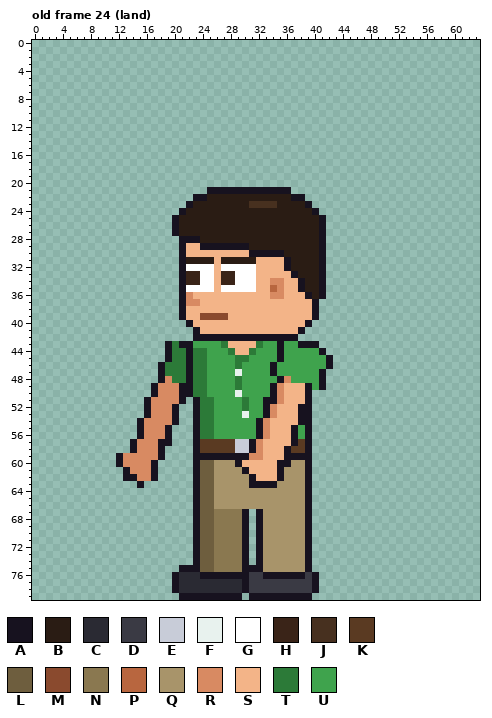
File history of a pixel-art file, sprites/expo/expo_vendg_left_anim.aseprite. Above, as it was before the edit.
64x80 pixels, 123 frames. Colours within 5 levels of each other are drawn and written as one. Shown: old frame 24 (land). The commit also changed other frames, which this record leaves out.
Visible layers, top first: "Arm Top", "Hair", "Face", "Watch", "Near Arm", "Collar", "Belt", "Shirt", "Body", "Back Arm", "Pants", "Shoes".
Palette (. is transparent): A #17121f  B #2a1c14  C #2a2a33  D #3a3a44  E #c8ccd8  F #e8f2ee  G #ffffff  H #3a2418  J #47301f  K #5a3a22  L #6e5e3e  M #8a4a2e  N #8a7850  P #b8663f  Q #a8946a  R #d88a62  S #f3b488  T #2c7a38  U #3fa34d
Pixels before, old frame 24 (land) (only the part around the change), first column x 0:
10 ................................................................
11 ................................................................
12 ................................................................
13 ................................................................
14 ................................................................
15 ................................................................
16 ................................................................
17 ................................................................
18 ................................................................
19 ................................................................
20 ................................................................
21 .........................AAAAAAAAAAAA...........................
22 .......................AABBBBBBBBBBBBAA.........................
23 ......................ABBBBBBBBJJJJBBBBA........................
24 .....................ABBBBBBBBBBBBBBBBBBA.......................
25 ....................ABBBBBBBBBBBBBBBBBBBBA......................
26 ....................ABBBBBBBBBBBBBBBBBBBBA......................
27 ....................ABBBBBBBBBBBBBBBBBBBBA......................
28 .....................AAABBBBBBBBBBBBBBBBBA......................
29 .....................ASSAAAAAAABBBBBBBBBBA......................
30 .....................ASSSSSSSSSAAAAABBBBBA......................
31 .....................ABBBBSBBBBBSSSSABBBBA......................
32 .....................AGGGGSGGGGGSSSSABBBBA......................
33 .....................AHHGGSHHGGGSSSSSABBBA......................
34 .....................AHHGGSHHGGGSSRRSSABBA......................
35 .....................AGGGGSGGGGGSSPRSSABBA......................
36 .....................ARSSSSSSSSSSSRRSSSABA......................
37 .....................ARRSSSSSSSSSSSSSSSSA.......................
38 .....................ASSSSSSSSSSSSSSSSSSA.......................
39 .....................ASSMMMMSSSSSSSSSSSSA.......................
40 ......................ASSSSSSSSSSSSSSSSA........................
41 .......................ASSSSSSSSSSSSSSA.........................
42 .......................AAAAAAAAAAAAAAA..........................
43 ...................ATAAUUUUTSSSSTUUAUUAAA.......................
44 ...................ATTATTUUUTSSTUUUAUUUUUA......................
45 ...................ATTATTUUUUTTUUUUAUUUUUUA.....................
46 ..................ATTTATTUUUUTUUUUAUUUUUUUA.....................
47 ..................ATTTATTUUUUFUUUUAUUUUUUA......................
48 ..................ARTTATTUUUUTUUUUUARUUUUA......................
49 .................ARRRAATTUUUUTUUUUARSSSAUA......................
50 .................ARRRAATTUUUUFUUUUARSSSA........................
51 ................ARRRRA.ATTUUUUTUUAARSSSA........................
52 ................ARRRA..ATTUUUUTUUARSSSAA........................
53 ................ARRRA..ATTUUUUFUUARSSSAA........................
54 ...............ARRRRA..ATTUUUUUUARSSSSAA........................
55 ...............ARRRA...ATTUUUUUUARSSSAUA........................
56 ...............ARRRA...ATTUUUUUUARSSSAUA........................
57 ..............ARRRAA...AKKKKKEEARSSSSAKA........................
58 ..............ARRRA....AKKKKKEEARSSSAKKA........................
59 ............ARRRRRA....AAAAAAAARRSSSAAAA........................
60 ............ARRRRA.....ALLQQQASSSSSAAQQA........................
61 .............ARRRA.....ALLQQQQASSSSAQQQA........................
62 .............AARRA.....ALLQQQQQASSSAQQQA........................
63 ...............A.......ALLQQQQQAAAAQQQQA........................
64 .......................ALLQQQQQQQQQQQQQA........................
65 .......................ALLQQQQQQQQQQQQQA........................
66 .......................ALLQQQQQQQQQQQQQA........................
67 .......................ALLNNNNA.AQQQQQQA........................
68 .......................ALLNNNNA.AQQQQQQA........................
69 .......................ALLNNNNA.AQQQQQQA........................
70 .......................ALLNNNNA.AQQQQQQA........................
71 .......................ALLNNNNA.AQQQQQQA........................
72 .......................ALLNNNNA.AQQQQQQA........................
73 .......................ALLNNNNA.AQQQQQQA........................
74 .......................ALLNNNNA.AQQQQQQA........................
Now the later version:
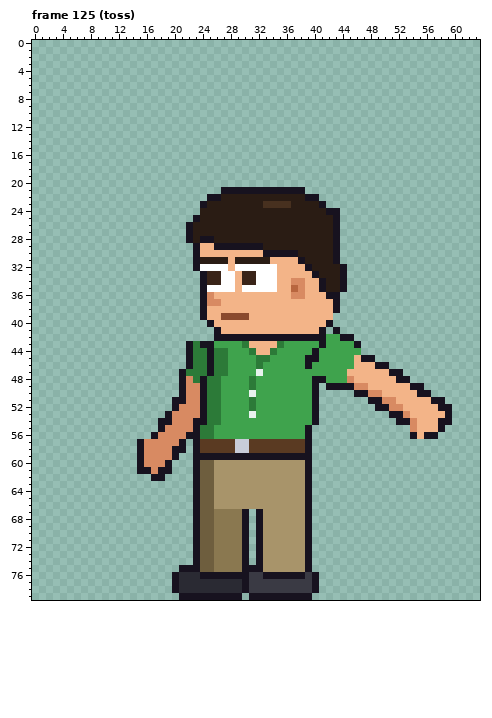
A new or re-ordered frame is compared with the old frame closest to it.
Diff:
frames 123 -> 129
Frame 125 (toss) is new; against old frame 24 (land):
y 21: x 25..26 AA -> ..; x 37..38 .. -> AA
y 22: x 23..26 AABB -> ..AA; x 37..40 AA.. -> BBAA
y 23: x 22..24 ABB -> ..A; x 31..32 JJ -> BB; x 35..36 BB -> JJ; x 39..41 A.. -> BBA
y 24: x 21..23 ABB -> ...; x 40..43 A... -> BBAA
y 25: x 20..23 ABBB -> ...A; x 41..43 A.. -> BBA
y 26..27: x 20..22 ABB -> ..A; x 41..43 A.. -> BBA
y 28: x 21 A -> .; x 23..25 ABB -> BAA; x 41..43 A.. -> BBA
y 29: x 21..25 ASSAA -> ..ASS; x 31..32 BB -> AA; x 41..43 A.. -> BBA
y 30: x 21..23 ASS -> ..A; x 31..32 AA -> SS; x 36..37 BB -> AA; x 41..43 A.. -> BBA
y 31: x 21..23 ABB -> ..A; x 26 S -> B; x 28 B -> S; x 32..33 SS -> BB; x 36..38 ABB -> SSA; x 41..43 A.. -> BBA
y 32: x 21..23 AGG -> ..A; x 26 S -> G; x 28 G -> S; x 32..34 SSS -> GGG; x 36..39 ABBB -> SSSA; x 41..44 A... -> BBBA
y 33: x 21..34 AHHGGSHHGGGSSS -> ...AHHGGSHHGGG; x 37..44 ABBBA... -> SSSABBBA
y 34: x 21..35 AHHGGSHHGGGSSRR -> ...AHHGGSHHGGGS; x 37..40 SABB -> RRSS; x 42..44 ... -> BBA
y 35: x 21..24 AGGG -> ...A; x 26 S -> G; x 29 G -> S; x 32..35 SSPR -> GGGS; x 37..40 SABB -> PRSS; x 42..44 ... -> BBA
y 36: x 21..25 ARSSS -> ...AR; x 34..35 RR -> SS; x 37..43 SSABA.. -> RRSSSAA
y 37: x 21..26 ARRSSS -> ...ARR; x 40..43 A... -> SSSA
y 38: x 21..24 ASSS -> ...A; x 40..43 A... -> SSSA
y 39: x 21..26 ASSMMM -> ...ASS; x 28..30 SSS -> MMM; x 40..42 A.. -> SSS
y 40: x 22..25 ASSS -> ...A; x 39..42 A... -> SSSA
y 41: x 23..26 ASSS -> ...A; x 38..41 A... -> SSSA; x 43 . -> A
y 42: x 23..25 AAA -> ...; x 38..45 ........ -> AAAAUUAA
y 43: x 19..21 ATA -> ...; x 23..25 UUU -> TAA; x 27..30 TSSS -> UUUT; x 32..35 TUUA -> SSST; x 38..46 AAA...... -> UUUAUUUUA
y 44: x 19..21 ATT -> ...; x 25..30 UUUTSS -> ATTUUU; x 32..35 UUUA -> SSTU; x 40..46 UA..... -> AUUUUUU
y 45: x 19..21 ATT -> ...; x 25..27 UUU -> ATT; x 29..30 TT -> UU; x 32..33 UU -> TT; x 35 A -> U; x 39..40 UU -> AA; x 42..48 A...... -> UUUUSAA
y 46: x 18..21 ATTT -> ....; x 25..27 UUU -> ATT; x 29 T -> U; x 32 U -> T; x 34 A -> U; x 39 U -> A; x 42..50 A........ -> UUUUSSSAA
y 47: x 18..22 ATTTA -> ...AT; x 25..27 UUU -> ATT; x 29 F -> U; x 32 U -> F; x 34 A -> U; x 41..52 A........... -> UUUUSSSSSSAA
y 48: x 18..22 ARTTA -> ...AR; x 24..26 TUU -> ATT; x 29 T -> U; x 31 U -> T; x 35..36 AR -> UU; x 40 U -> A; x 42..53 ............ -> UUURSSSSSSAA
y 49: x 17..20 ARRR -> ....; x 22..26 ATTUU -> RRATT; x 29 T -> U; x 31 U -> T; x 34..55 ARSSSAUA.............. -> UUUUUUA.AAAARRSSSSSSAA
y 50: x 17..20 ARRR -> ....; x 22..26 ATTUU -> RRATT; x 29 F -> U; x 31 U -> F; x 34..40 ARSSSA. -> UUUUUUA; x 46..56 ........... -> AARRSSSSSAA
y 51: x 16..20 ARRRR -> ....A; x 22..24 .AT -> RRA; x 26 U -> T; x 30..31 TU -> UT; x 33..40 AARSSSA. -> UUUUUUUA; x 48..58 ........... -> AARRSSSSSAA
y 52: x 16..19 ARRR -> ....; x 21..24 ..AT -> RRRA; x 26 U -> T; x 30..31 TU -> UT; x 33..40 ARSSSAA. -> UUUUUUUA; x 49..59 ........... -> AARRSSSSSAA
y 53: x 16..24 ARRRA..AT -> ...ARRRRA; x 26 U -> T; x 30..31 FU -> UF; x 33..40 ARSSSAA. -> UUUUUUUA; x 51..59 ......... -> AARSSSSSA
y 54: x 15..22 ARRRRA.. -> ...AARRR; x 24 T -> A; x 26 U -> T; x 32..40 ARSSSSAA. -> UUUUUUUUA; x 52..59 ........ -> AARSSSAA
y 55: x 15..22 ARRRA... -> ...ARRRR; x 32..37 ARSSSA -> UUUUUU; x 54..58 ..... -> RSSSA
y 56: x 15..17 ARR -> ..A; x 19..22 A... -> RRRA; x 32..37 ARSSSA -> UUUUUU; x 54..57 .... -> ASAA
y 57: x 14..15 AR -> .A; x 18..21 AA.. -> RRRA; x 31..37 ARSSSSA -> KKKKKKK
y 58: x 14..15 AR -> .A; x 18..21 A... -> RRAA; x 31..36 ARSSSA -> KKKKKK
y 59: x 12..15 ARRR -> ...A; x 18..20 A.. -> RRA; x 31..35 RRSSS -> AAAAA
y 60: x 12..15 ARRR -> ...A; x 17..19 A.. -> RRA; x 29..36 ASSSSSAA -> QQQQQQQQ
y 61: x 13..19 ARRRA.. -> ..AARAA; x 30..35 ASSSSA -> QQQQQQ
y 62: x 13..16 AARR -> ....; x 18 . -> A; x 31..35 ASSSA -> QQQQQ
y 63: x 15 A -> .; x 31..34 AAAA -> QQQQ
